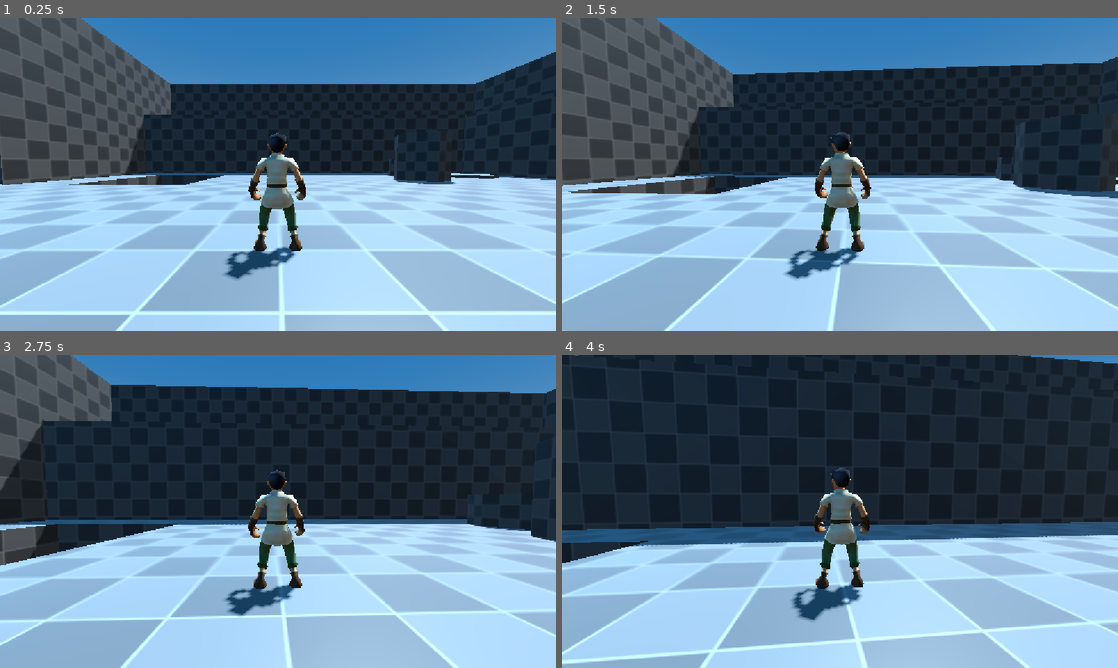
Above: before the commit, frames 1-4 (two rows, left to right).
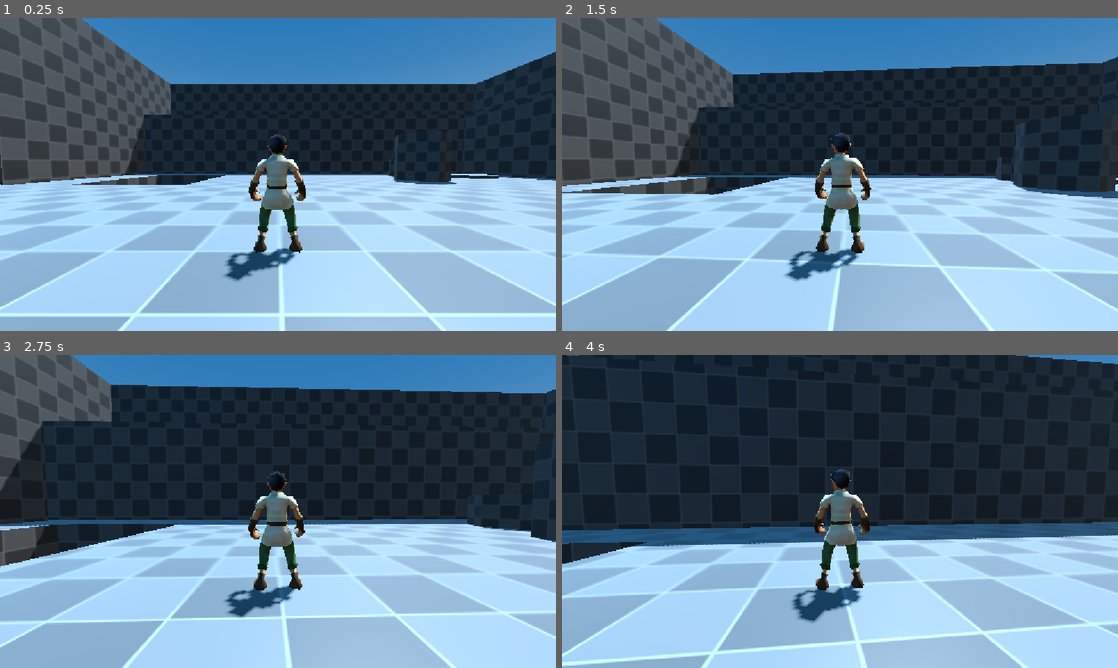
Above: after the commit, the same moments.

Repository: jeanluisgonzalez/GameDev
Game: Godot game, scene res://scenes/start.tscn
Same seed, same stepped clock (60 frames per second), same inputs: the game is played once before the commit and once after it.
Inputs (mouse positions are in pixels of both pictures, inside the frame that each line leads up to):
- Up to frame 1 (0.25 s): no input
- Up to frame 2 (1.5 s): tap Enter (ui_accept) at 0.5, 0.77 s; move the mouse to (867, 174) at 0.52 s; hold W (move_forward) from 0.53 s (still down); click (867, 174) at 0.67 s; move the mouse to (812, 174) at 1.27 s
- Up to frame 3 (2.75 s): keep holding W (move_forward); tap Enter (ui_accept) at 1.52 s; move the mouse to (289, 505) at 2.02 s
- Up to frame 4 (4 s): keep holding W (move_forward); move the mouse to (834, 517) at 2.77 s; click (834, 517) at 2.92 s; tap Enter (ui_accept) at 3.02, 3.77 s; move the mouse to (878, 514) at 3.52 s

The runs differ from the first frame. In frame 1, 3.2% of the frame differs, in the area x 0-100%, y 0-100%; in frame 2, 2.2%; in frame 3, 2.6%; in frame 4, 3.1%.

Commit message:
fixing the camera

Diff:
--- a/zelda-clone/scenes/player.tscn
+++ b/zelda-clone/scenes/player.tscn
@@ -11,12 +11,13 @@
 [node name="Player" type="CharacterBody3D" unique_id=1104744420]
 script = ExtResource("1_3vyb7")
 
-[node name="SpringArm3D" type="SpringArm3D" parent="." unique_id=1311961592]
-transform = Transform3D(1, 0, 0, 0, 1, 0, 0, 0, 1, 0, 1.4809061, 0)
+[node name="CameraRig" type="SpringArm3D" parent="." unique_id=1311961592]
+transform = Transform3D(1, 0, 0, 0, 1, 0, 0, 0, 1, 0, 1.5, 0)
+top_level = true
 shape = SubResource("SphereShape3D_qhqgy")
 script = ExtResource("2_qhqgy")
 
-[node name="Camera3D" type="Camera3D" parent="SpringArm3D" unique_id=1900066310]
+[node name="Camera3D" type="Camera3D" parent="CameraRig" unique_id=1900066310]
 transform = Transform3D(1, 0, 0, 0, 0.9983418, 0.057564024, 0, -0.057564024, 0.9983418, 0, 0.21, 3.5)
 
 [node name="CollisionShape3D" type="CollisionShape3D" parent="." unique_id=1990158858]
--- a/zelda-clone/scripts/camera_rig.gd
+++ b/zelda-clone/scripts/camera_rig.gd
@@ -3,7 +3,10 @@
 @onready var camera: Camera3D = $Camera3D
 @export var turn_rate:= 200
 @export var mouse_sensitivity:= .07
+@onready var player: Node3D = get_parent()
 var mouse_input: Vector2 = Vector2()
+var camera_rig_height: float = position.y
+
 
 # Called when the node enters the scene tree for the first time.
 func _ready() -> void:
@@ -30,3 +33,6 @@
 		Input.mouse_mode = Input.MOUSE_MODE_VISIBLE
 	elif event is InputEventMouseButton and event.button_index == MOUSE_BUTTON_LEFT and Input.mouse_mode == Input.MOUSE_MODE_VISIBLE:
 		Input.mouse_mode = Input.MOUSE_MODE_CAPTURED
+
+func _physics_process(delta: float) -> void:
+	self.position = player.position + Vector3(0,camera_rig_height,0)
--- a/zelda-clone/scripts/player.gd
+++ b/zelda-clone/scripts/player.gd
@@ -31,3 +31,7 @@
 		velocity.z = move_toward(velocity.z, 0, speed)
 #
 	move_and_slide()
+	turn_to(direction)
+
+func turn_to(direction: Vector3) -> void:
+		pass
